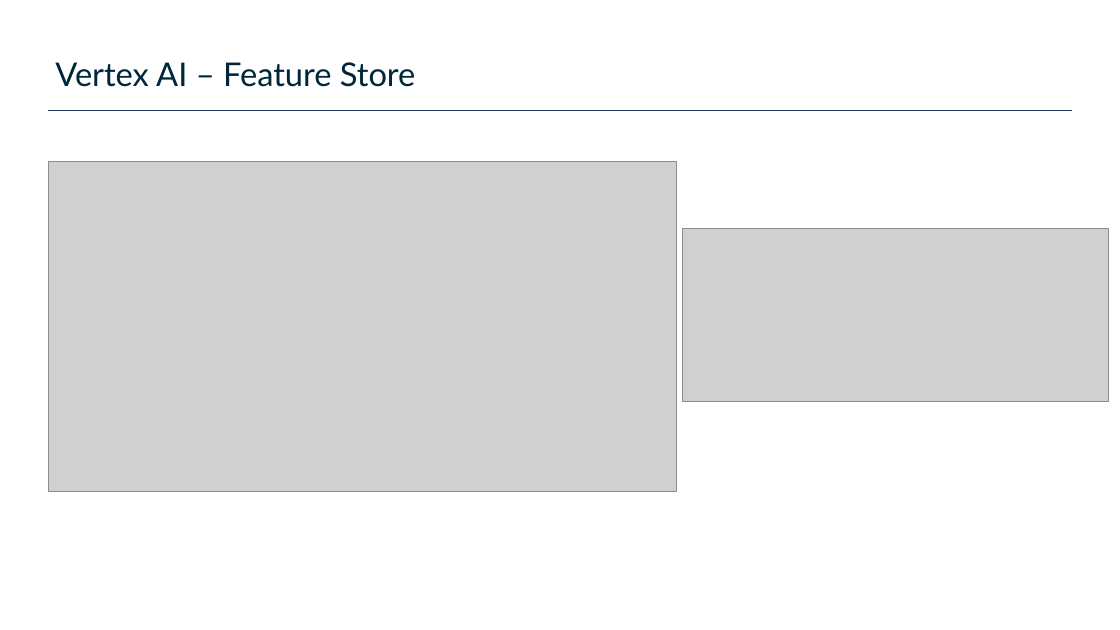
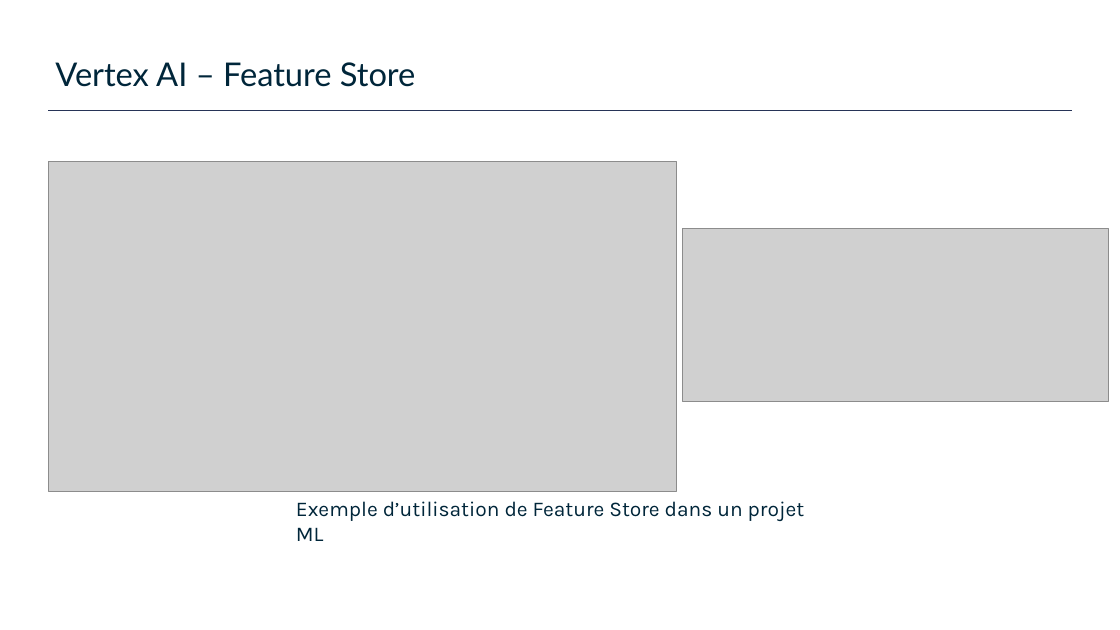
Before and after one commit to plperez626/MLOps-Introductory-Course-on-GCP, a slide deck: slide 8 of slides/2_flowml-on-gcp/gcp_mlops_vertexai_supaero.pptx (slide 6 before the commit). Drawn at 1120x630 pixels with LibreOffice and Linux fonts; fonts in the diff are those of the drawing; grey boxes stand for pictures; background and template pictures are left out. Boxes give left, top, right and bottom in pixels: in the first picture for what was removed or moved away, otherwise in the second. Text is boxed around its words. In the diff, an @@ line names an element or a change of style, - is before the commit and + after.

```diff
--- a/slides/2_flowml-on-gcp/gcp_mlops_vertexai_supaero.pptx
+++ b/slides/2_flowml-on-gcp/gcp_mlops_vertexai_supaero.pptx
@@ text added at (296, 501, 805, 521), 18 pt, text #00263A @@
+Exemple d’utilisation de Feature Store dans un projet ML
```
Also in this commit, not shown: 11 other slides changed, 2 slides added.
